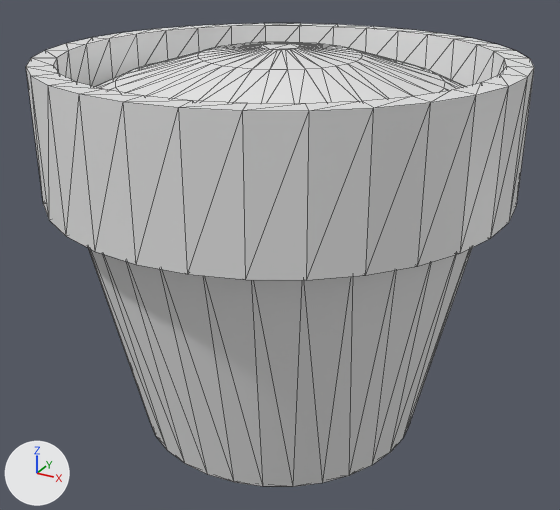
One commit to the glTF model resources/models/Pot.glb: the scene before it, then after it.
Before and after are seen from a 50 mm camera at (2.42, -4.41, 3.42) aimed at (0.02, -0.04, 1.23). Lighting does not change. The marker at lower left points along +X, +Y and +Z. Mesh edges are drawn as thin lines.
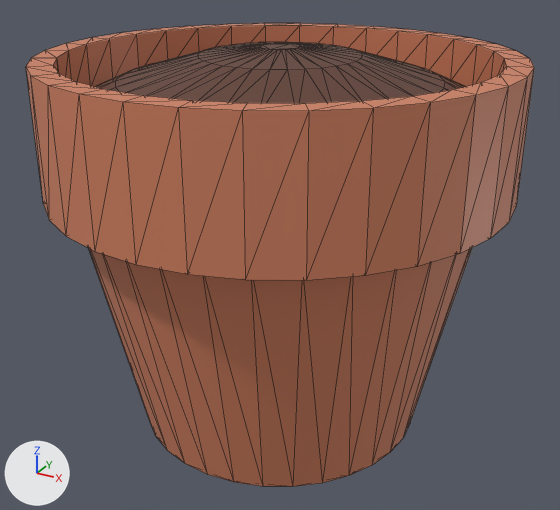
Changed parts and their boxes [x1, y1, x2, y2] in the pictures (560 x 510 px):
'Cylinder', recoloured (grey to brown): [26, 23, 534, 487] in both

The change in detail:
Picture 'Pot' (img_pot) is new.
Material 'Material' (mat_material) is new.
Its texture is img_pot.
me_cylinder_001 has 288 vertices, 572 faces and spans x -1.55..1.55, y -1.55..1.55, z 0.0..2.65.
me_cylinder_001 now uses material mat_material (picture img_pot).
